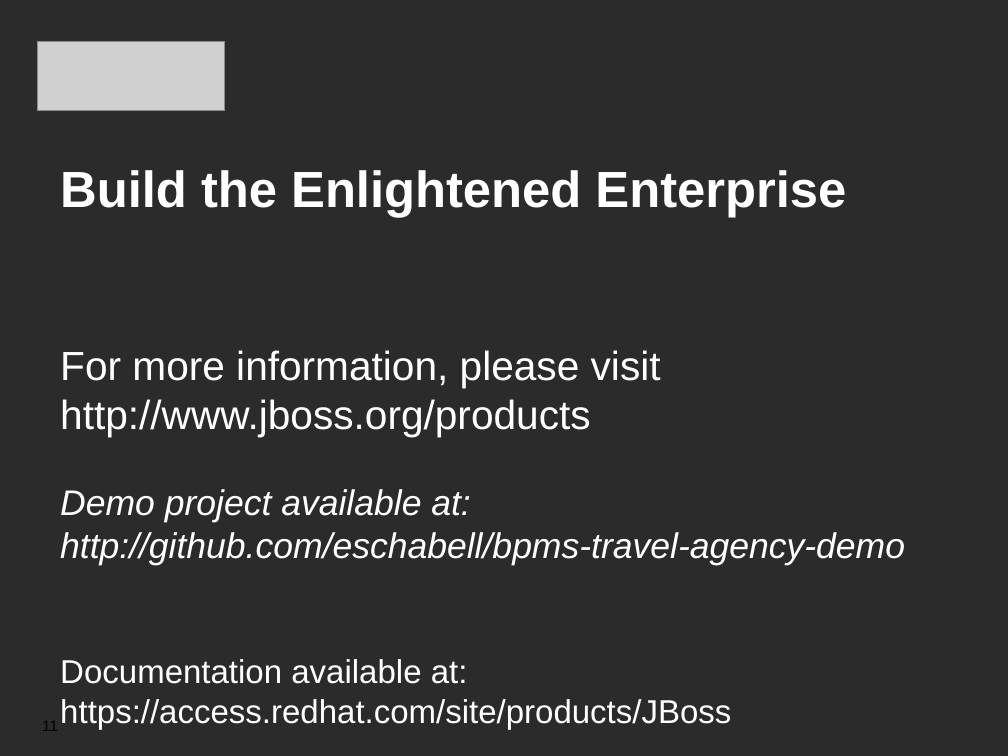
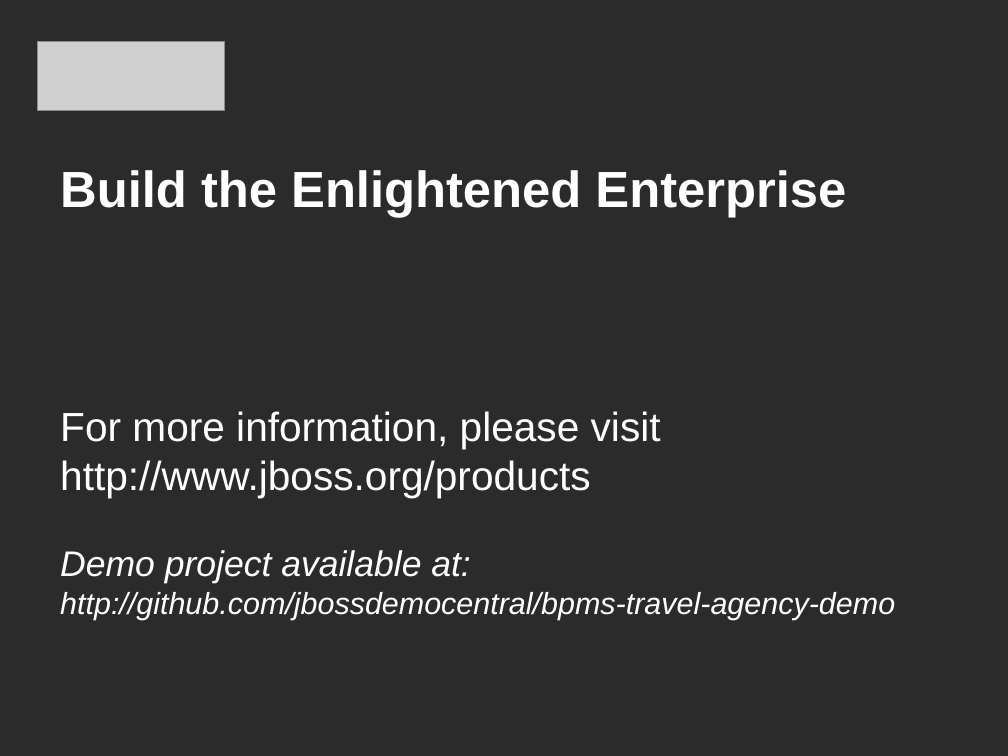
Before and after one commit to jbossdemocentral/bpms-travel-agency-demo, a slide deck: slide 11 of docs/Demo Overview.odp. Drawn at 1008x756 pixels with LibreOffice and Linux fonts; fonts in the diff are those of the drawing; grey boxes stand for pictures; background and template pictures are left out; a plain dark background stands for a picture behind light text. Boxes give left, top, right and bottom in pixels: in the first picture for what was removed or moved away, otherwise in the second. Text is boxed around its words. In the diff, an @@ line names an element or a change of style, - is before the commit and + after.

```diff
--- a/docs/Demo Overview.odp
+++ b/docs/Demo Overview.odp
@@ text at bbox=[60, 592, 895, 620]: text changed; size 26 to 24 pt; italic on @@
-http://github.com/eschabell/bpms-travel-agency-demo
-Documentation available at:
-https://access.redhat.com/site/products/JBoss
+http://github.com/jbossdemocentral/bpms-travel-agency-demo
@@ page number removed at bbox=[42, 721, 58, 731] @@
-11
```
Also in this commit, not shown: 5 other slides changed, 1 other file.
